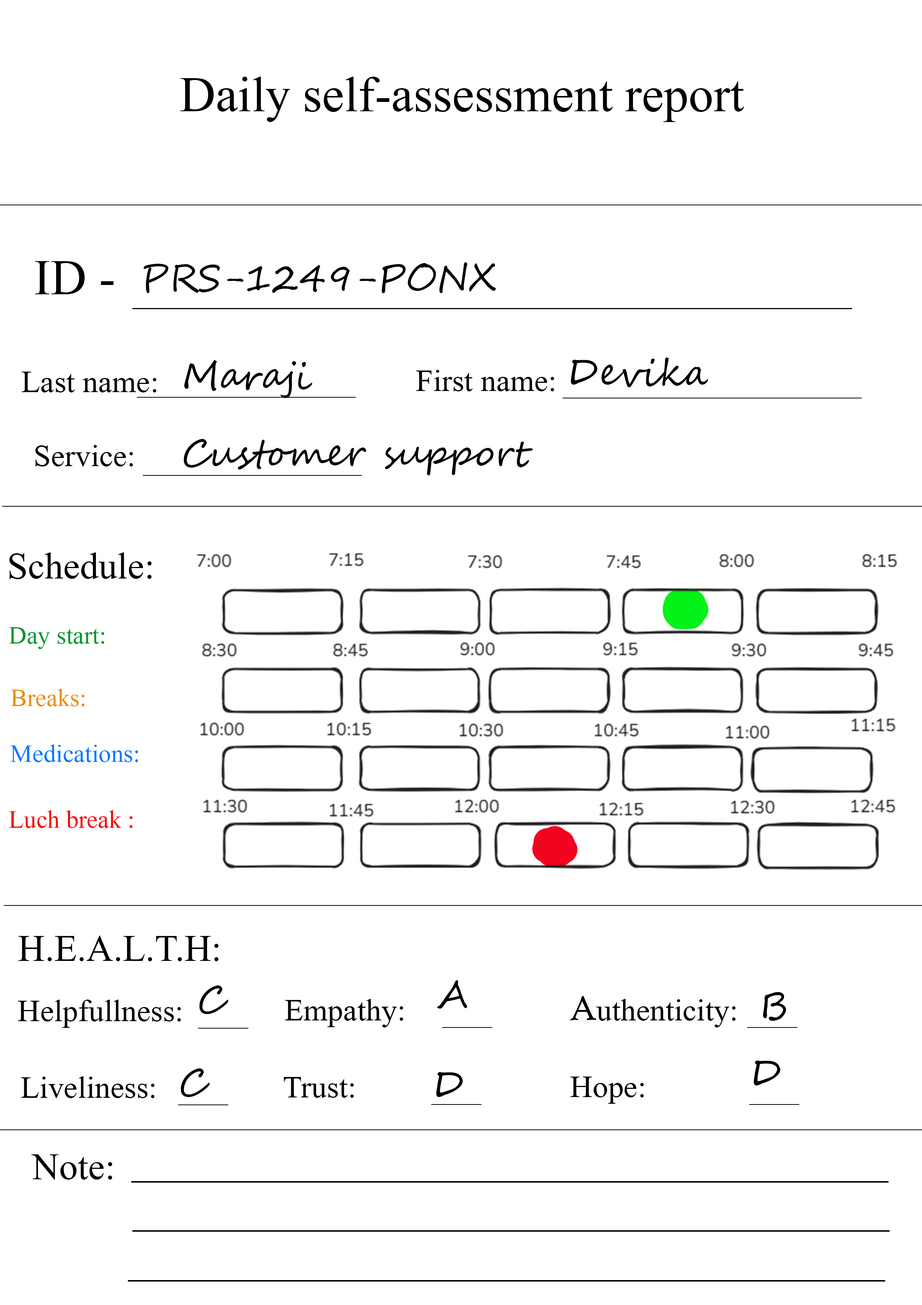
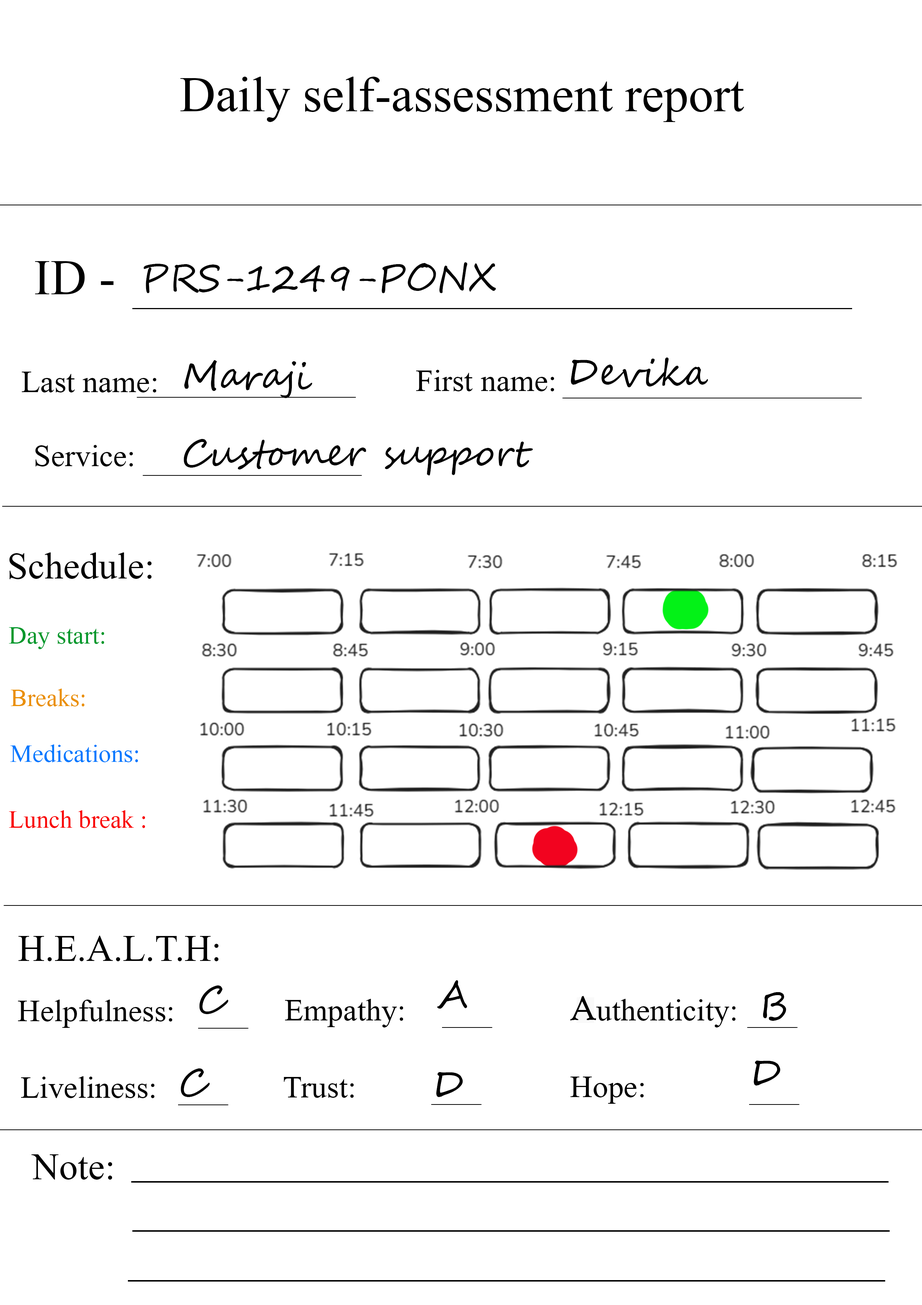
Comparing the layer stacks of the two 922 × 1305 images. Changes:
renamed "Luch break :" to "Lunch break :", painted on it over [left=36, top=810, right=146, bottom=828]
renamed "Helpfullness:" to "Helpfulness:", painted on it over [left=112, top=999, right=182, bottom=1022]
